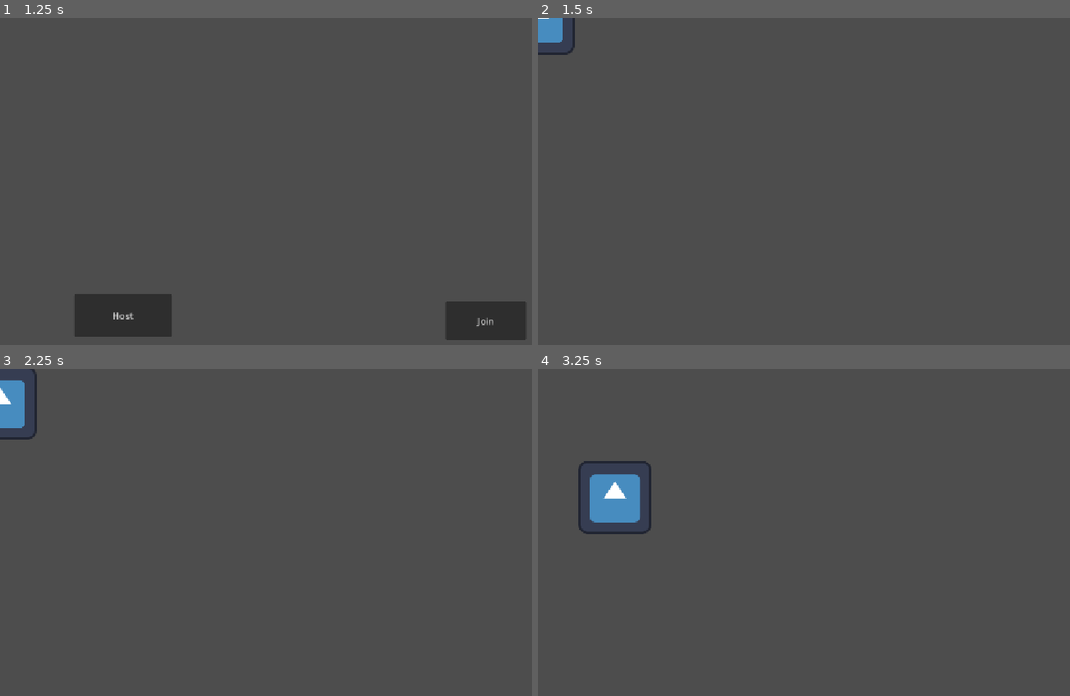
Above: before the commit, frames 1-4 (two rows, left to right).
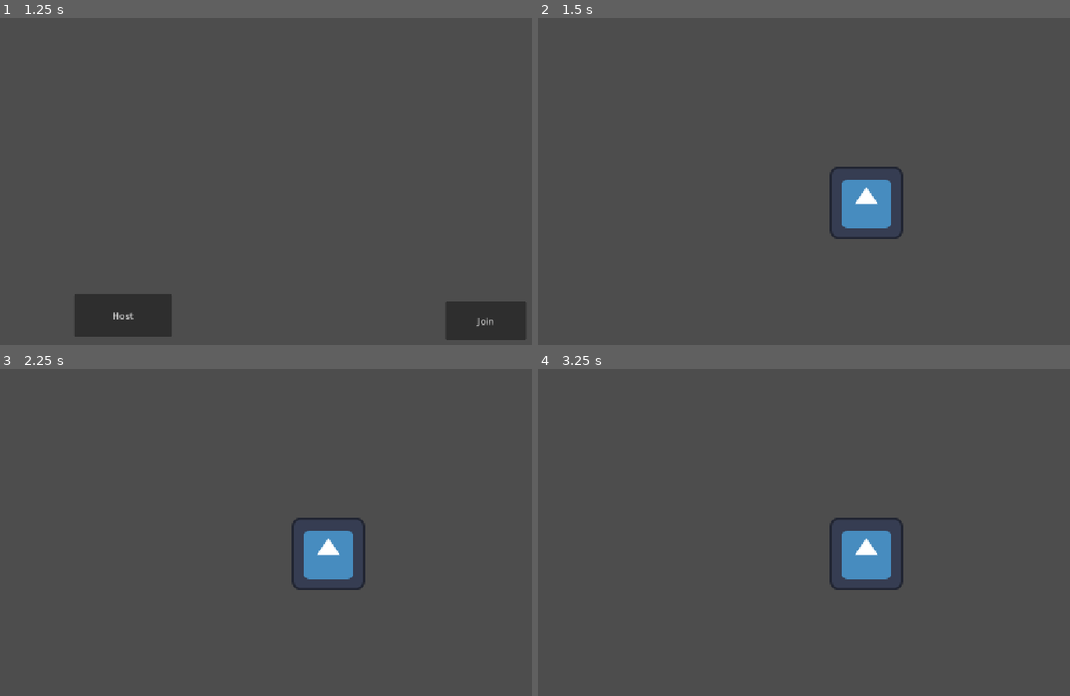
Above: after the commit, the same moments.

Repository: jswanson993/MultiplayerPrototype
Game: Godot game, scene res://main_level.tscn
The game is run twice, just before and just after one commit, with the same random seed, the same clock (stepped at 60 frames per second) and the same inputs. The engine's default icon, where the game draws it, is replaced by a stand-in: a white triangle on a blue panel in a dark square.
Inputs:
- Up to frame 1 (1.25 s): tap Enter at 0.5 s; hold Right (ui_right) from 0.53 s (still down)
- Up to frame 2 (1.5 s): release Right (ui_right) at 1.25 s; click "Host" at 1.25 s
- Up to frame 3 (2.25 s): tap Space at 2 s; hold Down (ui_down) from 2.03 s (still down)
- Up to frame 4 (3.25 s): release Down (ui_down) at 2.78 s; hold Right (ui_right) from 2.78 s (still down)

Frame 1 is identical in both runs. In frame 2, 2.2% of the frame differs, in the area x 0-69%, y 0-68%; in frame 3, 2.6%; in frame 4, 3.6%, in the area x 7-69%, y 28-68%.

Commit message:
Fix collision shape

Diff:
--- a/player.tscn
+++ b/player.tscn
@@ -9,8 +9,10 @@
 properties/0/replication_mode = 1
 
 [sub_resource type="CircleShape2D" id="CircleShape2D_q8uxy"]
+radius = 64.0
 
 [node name="Player" type="CharacterBody2D" unique_id=1576082805]
+motion_mode = 1
 script = ExtResource("1_onrkg")
 
 [node name="Sprite2D" type="Sprite2D" parent="." unique_id=1963528295]
@@ -21,3 +23,5 @@
 
 [node name="CollisionShape2D" type="CollisionShape2D" parent="." unique_id=1637304762]
 shape = SubResource("CircleShape2D_q8uxy")
+
+[node name="Camera2D" type="Camera2D" parent="." unique_id=844935580]
